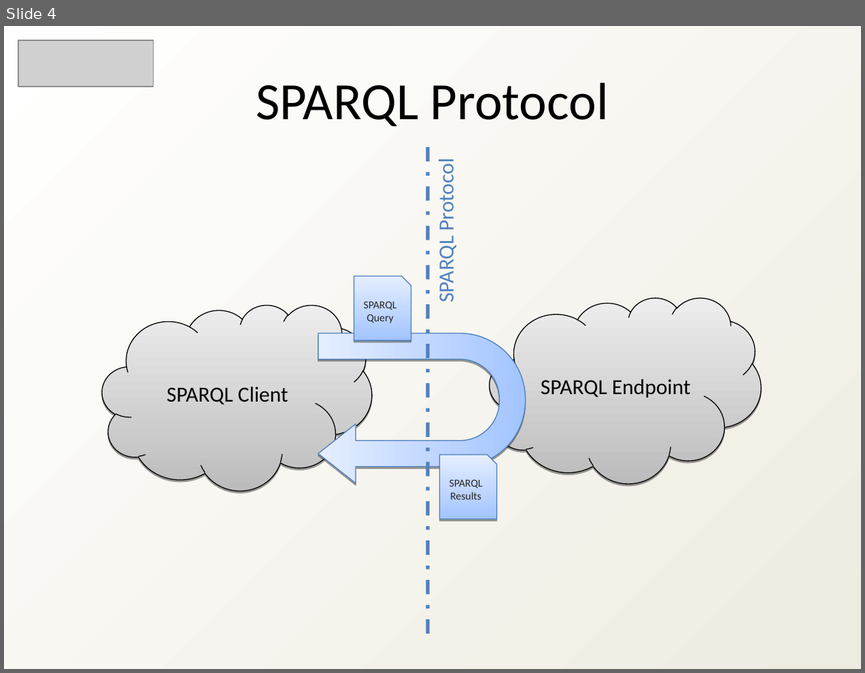
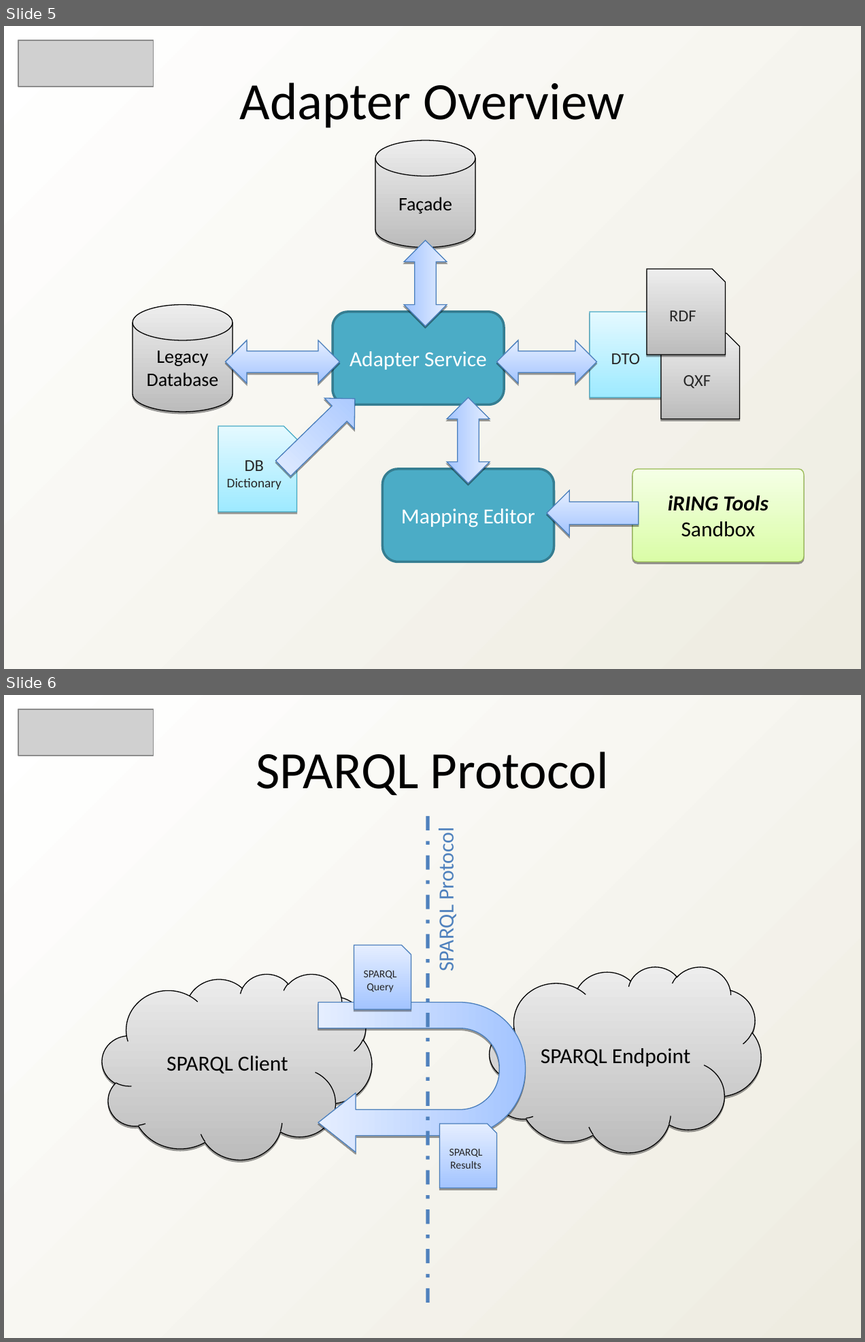
Before and after one commit to heyena/iring-tools, a slide deck: trunk/Documentation/iRINGTools_SDK_Overview_v1_2_1.ppt. Shown one above the other, each under a label of ours: slide 4 before the commit, slides 5 and 6 after it. The pictures are 865x673 and 865x1342 pixels, drawn with LibreOffice and Linux fonts; fonts in the diff are those of the drawing; grey boxes stand for pictures. Boxes give left, top, right and bottom in pixels: in the first picture for what was removed or moved away, otherwise in the second. Text is boxed around its words. In the diff, an @@ line names an element or a change of style, - is before the commit and + after.

Commit message:
Updated the SDK Overview

```diff
--- a/trunk/Documentation/iRINGTools_SDK_Overview_v1_2_1.ppt
+++ b/trunk/Documentation/iRINGTools_SDK_Overview_v1_2_1.ppt
@@ slide 5 added at [4, 26, 861, 669], background gradient #FFFFFF to #EEECE1 @@
@@ picture added at [18, 40, 154, 87] @@
@@ text added at [240, 82, 624, 128], 44 pt, text #000000 @@
+Adapter Overview
@@ cylinder added at [375, 140, 475, 247], fill gradient #BCBCBC to #EDEDED, outline #000000 0.74 pt, 16 pt, text #000000 @@
+Façade
@@ left right arrow added at [404, 240, 447, 326], fill gradient #A3C4FF to #E5EEFF, outline #4A7EBB 0.74 pt @@
@@ freeform shape added at [647, 269, 725, 354], fill gradient #BCBCBC to #EDEDED, outline #000000 0.74 pt, 14 pt, text #262626 @@
+RDF
@@ cylinder added at [133, 305, 232, 412], fill gradient #BCBCBC to #EDEDED, outline #000000 0.74 pt, 16 pt, text #000000 @@
+Legacy Database
@@ rounded rectangle added at [332, 312, 504, 404], fill #4BACC6, outline #357D91 2.01 pt, 18 pt, text #FFFFFF @@
+Adapter Service
@@ freeform shape added at [589, 312, 668, 397], fill gradient #9EEAFF to #E4F9FF, outline #46AAC5 0.74 pt, 14 pt, text #262626 @@
+DTO
@@ left right arrow added at [225, 340, 339, 383], fill gradient #A3C4FF to #E5EEFF, outline #4A7EBB 0.74 pt @@
@@ left right arrow added at [496, 340, 597, 383], fill gradient #A3C4FF to #E5EEFF, outline #4A7EBB 0.74 pt @@
@@ freeform shape added at [661, 333, 740, 418], fill gradient #BCBCBC to #EDEDED, outline #000000 0.74 pt, 14 pt, text #262626 @@
+QXF
@@ left arrow added at [268, 383, 370, 483], fill gradient #A3C4FF to #E5EEFF, outline #4A7EBB 0.74 pt @@
@@ left right arrow added at [447, 397, 490, 483], fill gradient #A3C4FF to #E5EEFF, outline #4A7EBB 0.74 pt @@
@@ freeform shape added at [218, 426, 297, 512], fill gradient #9EEAFF to #E4F9FF, outline #46AAC5 0.74 pt, 11 pt, text #262626 @@
+DB Dictionary
@@ rounded rectangle added at [383, 469, 554, 562], fill #4BACC6, outline #357D91 2.01 pt, 18 pt, text #FFFFFF @@
+Mapping Editor
@@ rounded rectangle added at [632, 469, 804, 562], fill gradient #DAFDA7 to #F5FFE6, outline #98B954 0.74 pt, 18 pt, text #000000, bold, italic @@
+iRING Tools Sandbox
@@ left arrow added at [547, 490, 638, 536], fill gradient #A3C4FF to #E5EEFF, outline #4A7EBB 0.74 pt @@
@@ what was slide 4 is now slide 6 @@
```
Also in this commit, not shown: 6 slides changed, 2 other slides added, 4 slides removed.
